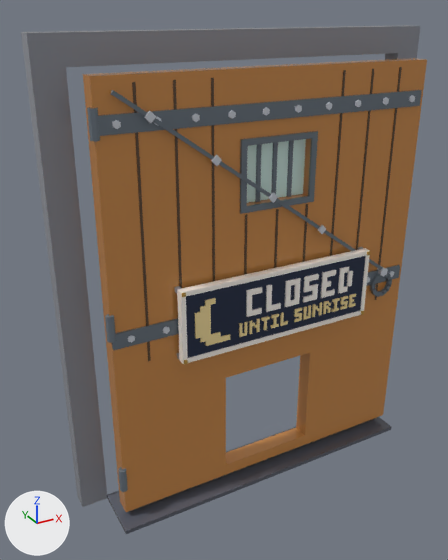
Two versions of the glTF model assets/cat-cafe/exports/CatCafe_Door_Drawbridge_Back.glb, one commit apart.
Rendered twice from a camera (50 mm lens) standing at (-5.38, -8.29, 8.25) and looking at (-0.57, 0.44, 3.89). Arrows for +X, +Y and +Z are at lower left; the lights stay in place. The older version comes first.

In view in the first picture: 'CatCafe_Door_Drawbridge_Back', 'CatCafe_Door_Drawbridge_Back_Leaf', 'CatCafe_Door_Drawbridge_Back_Leaf_Glass', 'CatCafe_Door_Drawbridge_Back_Sign', 'CatCafe_Door_Drawbridge_Back_Sign_Bulb'.
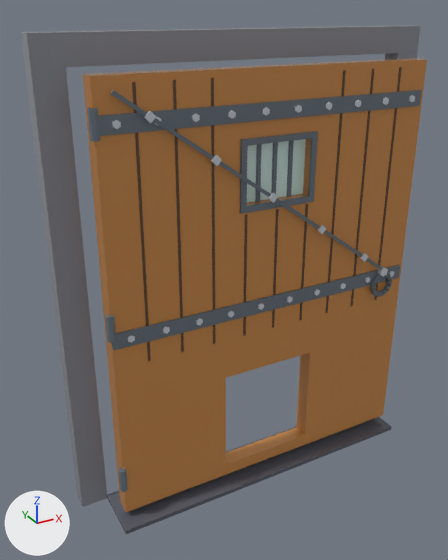
What differs and where, as boxes (x1, y1, x2, y2) in the pictures (448 x 560 px):
'CatCafe_Door_Drawbridge_Back_Sign', deleted
    before: (174, 247, 370, 364)
'CatCafe_Door_Drawbridge_Back_Sign_Bulb', deleted (beige)
    before: (195, 293, 357, 346)

Edits to the bpy script that builds the scene:
```text
Remove ob_catcafe_door_drawbridge_back_sign:
    ob_catcafe_door_drawbridge_back_sign = bpy.data.objects.new('CatCafe_Door_Drawbridge_Back_Sign', me_catcafe_door_drawbridge_back_sign)
    ob_catcafe_door_drawbridge_back_sign.location = (-2.88, -0.22, 0.0)
Remove ob_catcafe_door_drawbridge_back_sign_bulb:
    ob_catcafe_door_drawbridge_back_sign_bulb = bpy.data.objects.new('CatCafe_Door_Drawbridge_Back_Sign_Bulb', me_catcafe_door_drawbridge_back_sign_bulb)
    ob_catcafe_door_drawbridge_back_sign_bulb.location = (-2.88, -0.22, 0.0)
```
